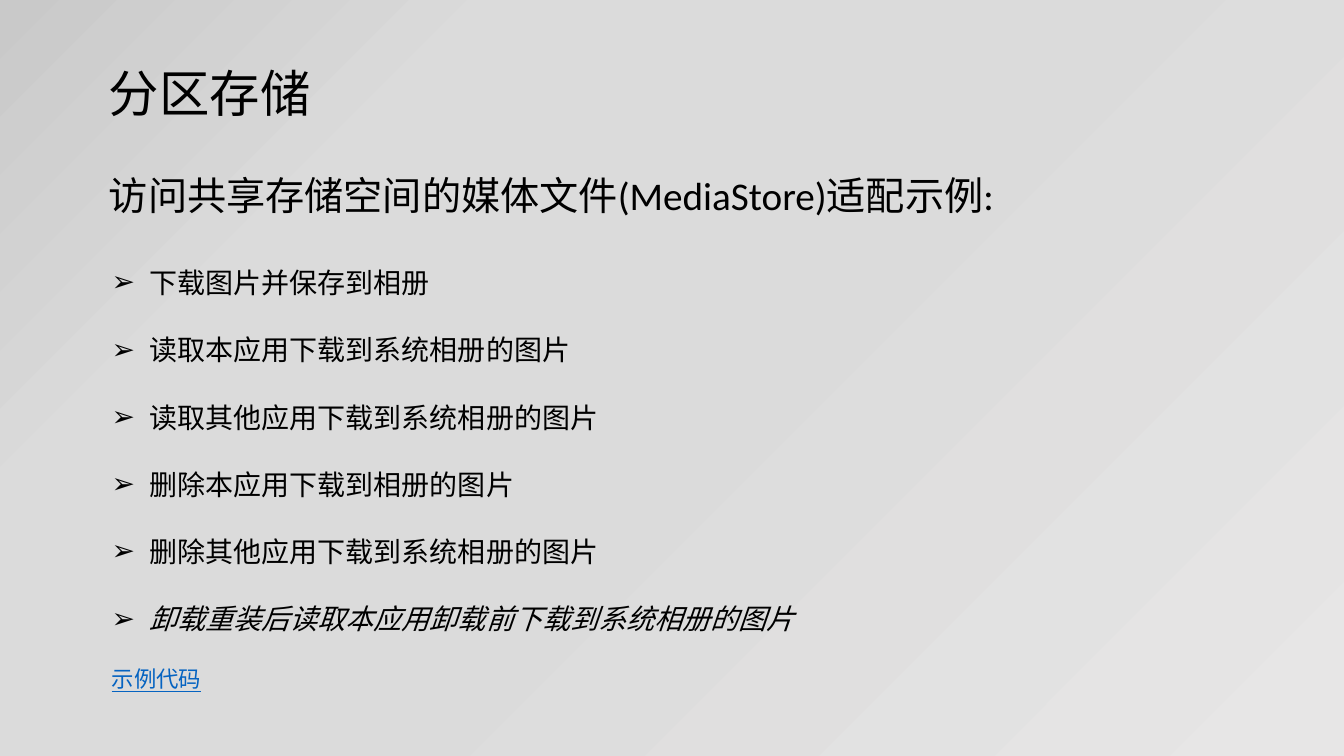
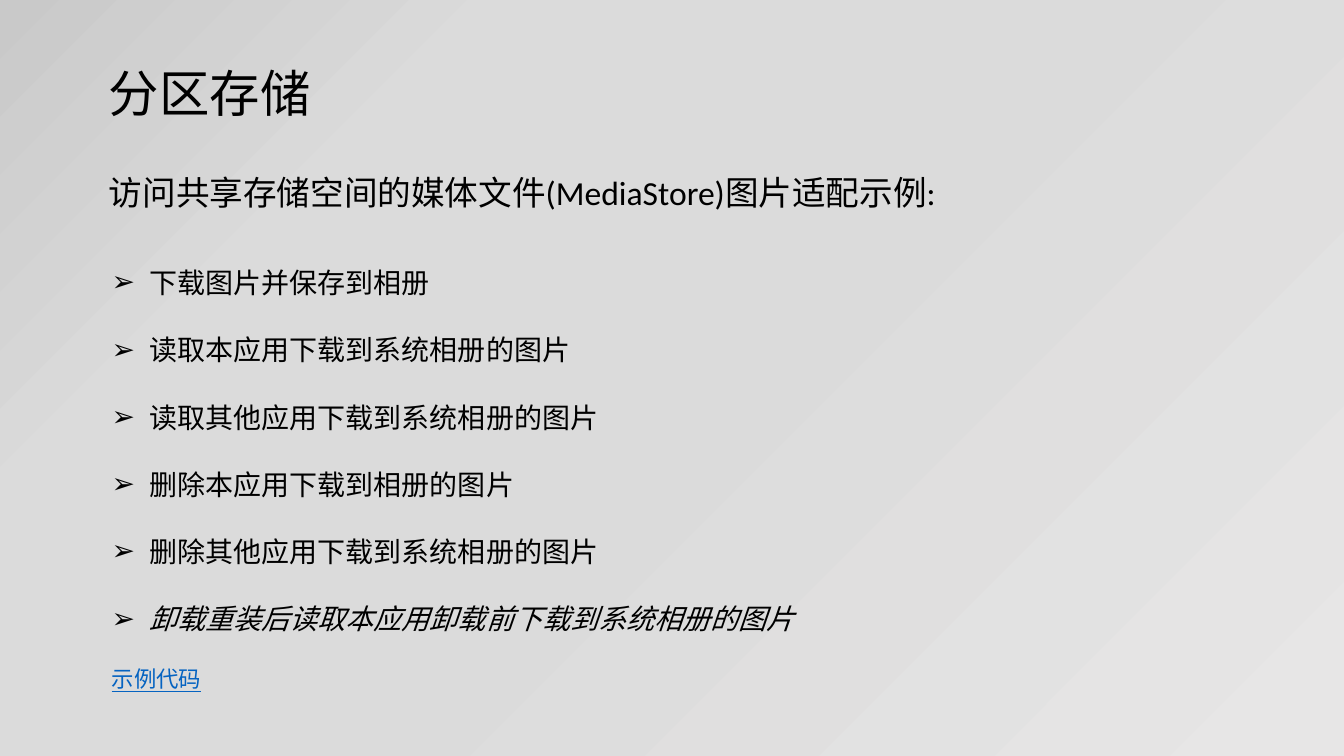
Before and after one commit to jianjunxiao/Adaptation, a slide deck: slide 10 of Android10、11适配.pptx. Drawn at 1344x756 pixels with LibreOffice and Linux fonts; fonts in the diff are those of the drawing. Boxes give left, top, right and bottom in pixels: in the first picture for what was removed or moved away, otherwise in the second. Text is boxed around its words. In the diff, an @@ line names an element or a change of style, - is before the commit and + after.

```diff
--- a/Android10、11适配.pptx
+++ b/Android10、11适配.pptx
@@ text at bbox=[109, 176, 936, 210]: text changed; size 28 to 24 pt @@
-访问共享存储空间的媒体文件(MediaStore)适配示例:
+访问共享存储空间的媒体文件(MediaStore)图片适配示例:
```
Also in this commit, not shown: 8 other slides changed, 3 other files.
